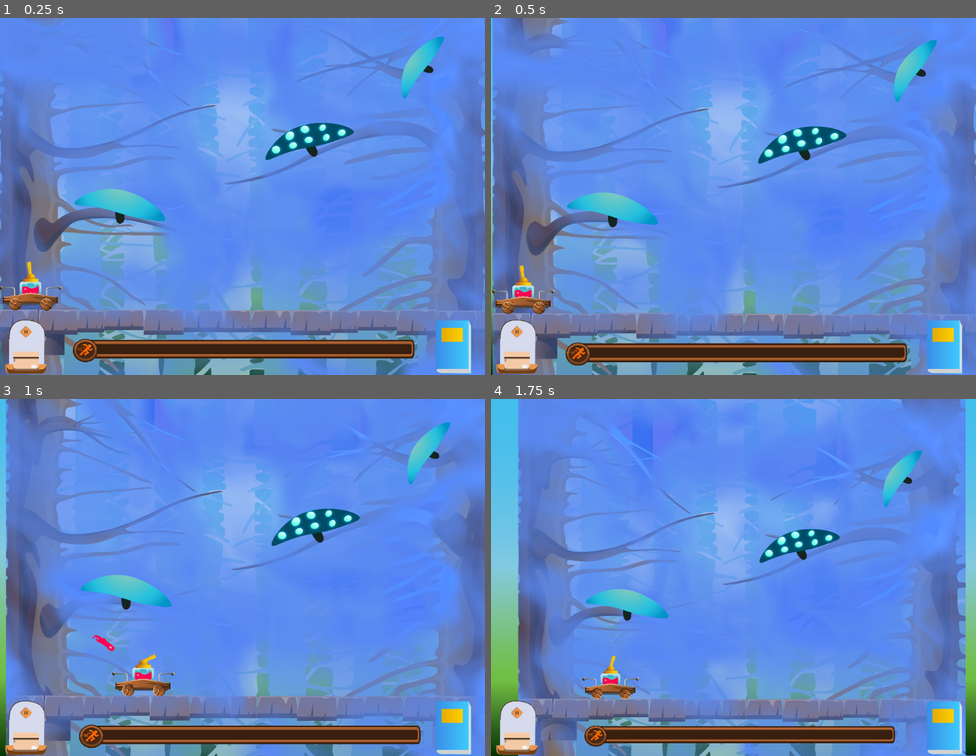
Above: before the commit, frames 1-4 (two rows, left to right).
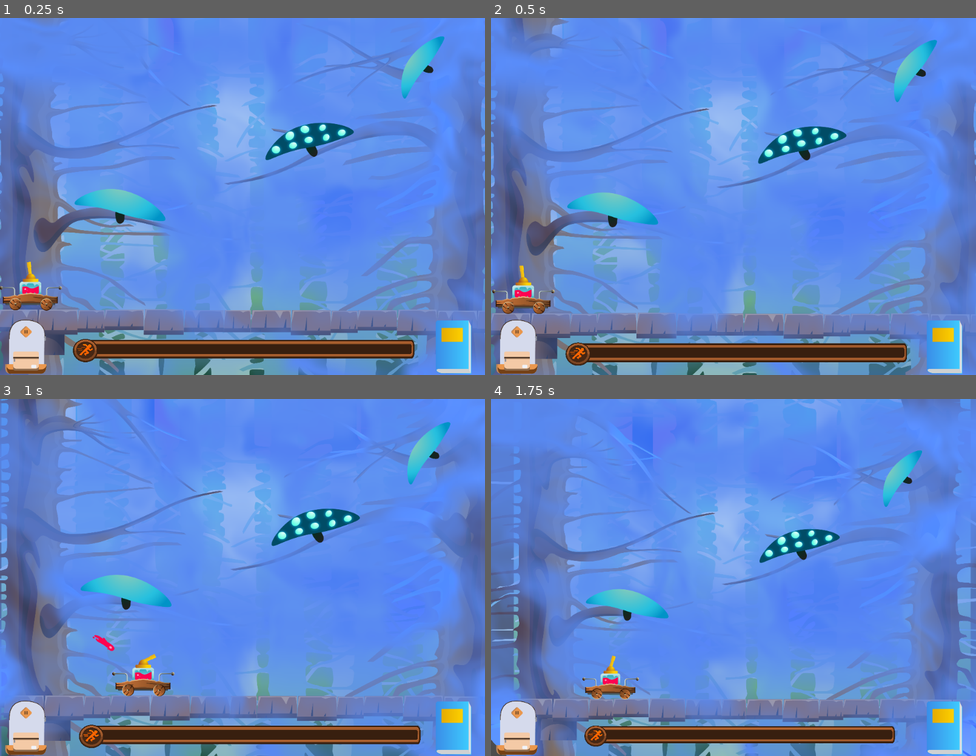
Above: after the commit, the same moments.

Repository: kleimaj/gaming-club-dev
Game: Godot game, scene res://Scenes/Game.tscn
The game is run twice, just before and just after one commit, with the same random seed, the same clock (stepped at 60 frames per second) and the same inputs.
Inputs (mouse positions are in pixels of both pictures, inside the frame that each line leads up to):
- Up to frame 1 (0.25 s): no input
- Up to frame 2 (0.5 s): no input
- Up to frame 3 (1 s): tap Enter (ui_accept) at 0.5, 0.77 s; move the mouse to (349, 559) at 0.52 s; hold D (forward) from 0.53 s (still down); hold Mouse wheel up (ZoomIn) from 0.53 s (still down); click (349, 559) at 0.67 s
- Up to frame 4 (1.75 s): move the mouse to (636, 595) at 1.27 s; release D (forward) at 1.28 s; release Mouse wheel up (ZoomIn) at 1.28 s; hold A (back) from 1.28 s (still down); tap Mouse wheel down (ZoomOut) at 1.35 s; tap Enter (ui_accept) at 1.52 s

Frame 1 is identical in both runs. In frame 2, 0.4% of the frame differs, in the area x 0-1%, y 0-100%; in frame 3, 1.2%; in frame 4, 7.2%, in the area x 0-100%, y 0-100%.

Commit message:
builds Week4 Demo (with gouri's final changes)

Diff:
--- a/Scenes/Game.tscn
+++ b/Scenes/Game.tscn
@@ -223,16 +223,6 @@
 texture = ExtResource( 5 )
 flip_v = true
 
-[node name="bgLayer1" type="Sprite" parent="."]
-position = Vector2( -627.199, -598.169 )
-scale = Vector2( 0.54877, 0.254501 )
-texture = ExtResource( 72 )
-
-[node name="bgLayer2" type="Sprite" parent="."]
-position = Vector2( 1688.45, -605.161 )
-scale = Vector2( 0.54877, 0.254501 )
-texture = ExtResource( 72 )
-
 [node name="Enemies" type="Node2D" parent="."]
 position = Vector2( 2.95483, 36.9359 )
 
